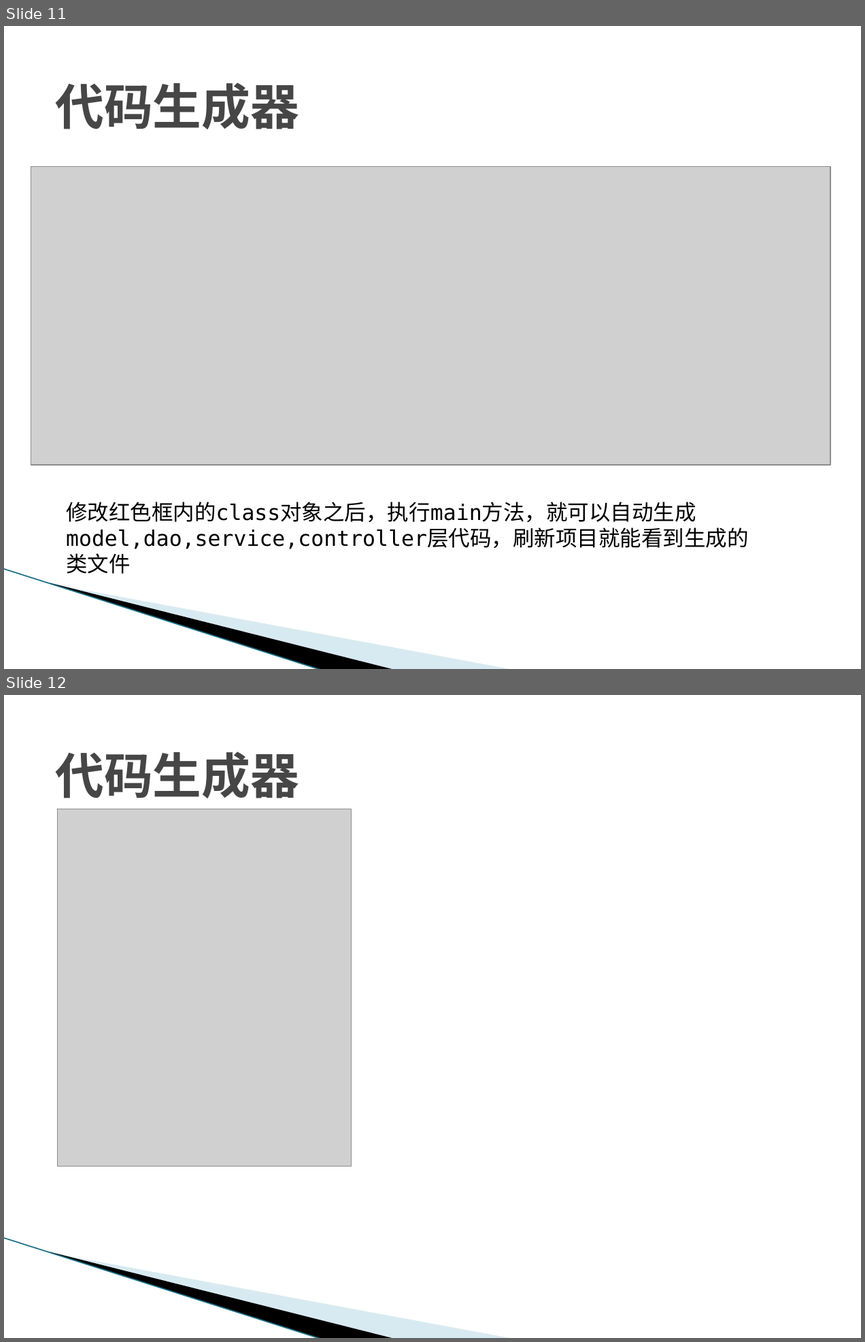
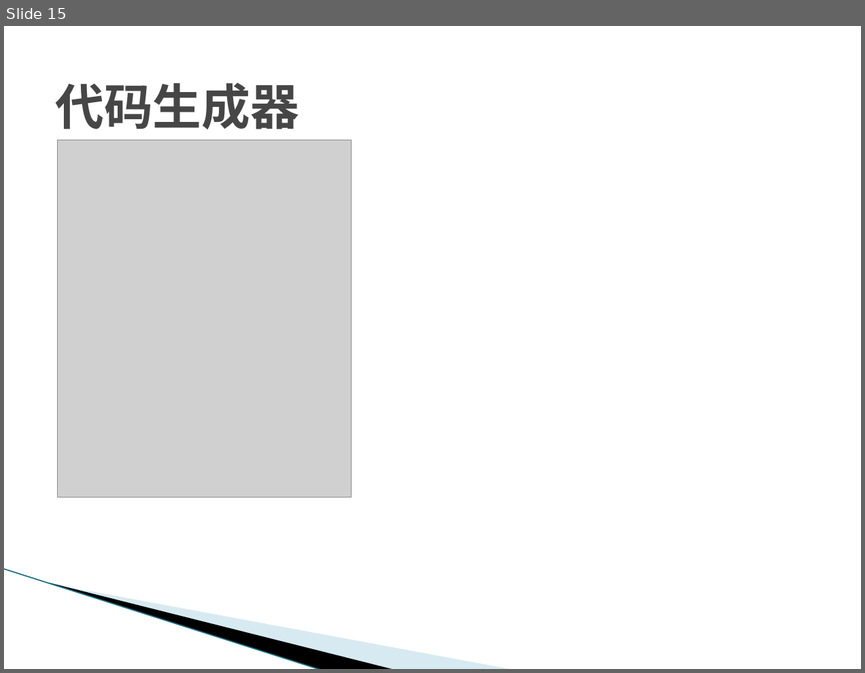
Before and after one commit to SunflowersOfJava/simba, a slide deck: doc/框架使用说明_1.1.15.pptx. Shown one above the other, each under a label of ours: slides 11 and 12 before the commit, slide 15 after it. The pictures are 865x1342 and 865x673 pixels, drawn with LibreOffice and Linux fonts; fonts in the diff are those of the drawing; grey boxes stand for pictures; background and template pictures are left out. Boxes give left, top, right and bottom in pixels: in the first picture for what was removed or moved away, otherwise in the second. Text is boxed around its words. In the diff, an @@ line names an element or a change of style, - is before the commit and + after.

```diff
--- a/doc/框架使用说明_1.1.15.pptx
+++ b/doc/框架使用说明_1.1.15.pptx
@@ slide 11 removed at box(4, 26, 861, 669), background #FFFFFF; not listed: 3 template elements that a slide beside it also shows @@
@@ title removed at box(55, 82, 299, 129) @@
-代码生成器
@@ picture removed at box(31, 167, 830, 465) @@
@@ text removed at box(66, 501, 748, 549) @@
-修改红色框内的class对象之后，执行main方法，就可以自动生成
-model,dao,service,controller层代码，刷新项目就能看到生成的类文件
@@ what was slide 12 is now slide 15 @@
```
Also in this commit, not shown: 4 slides changed, 4 slides added.
